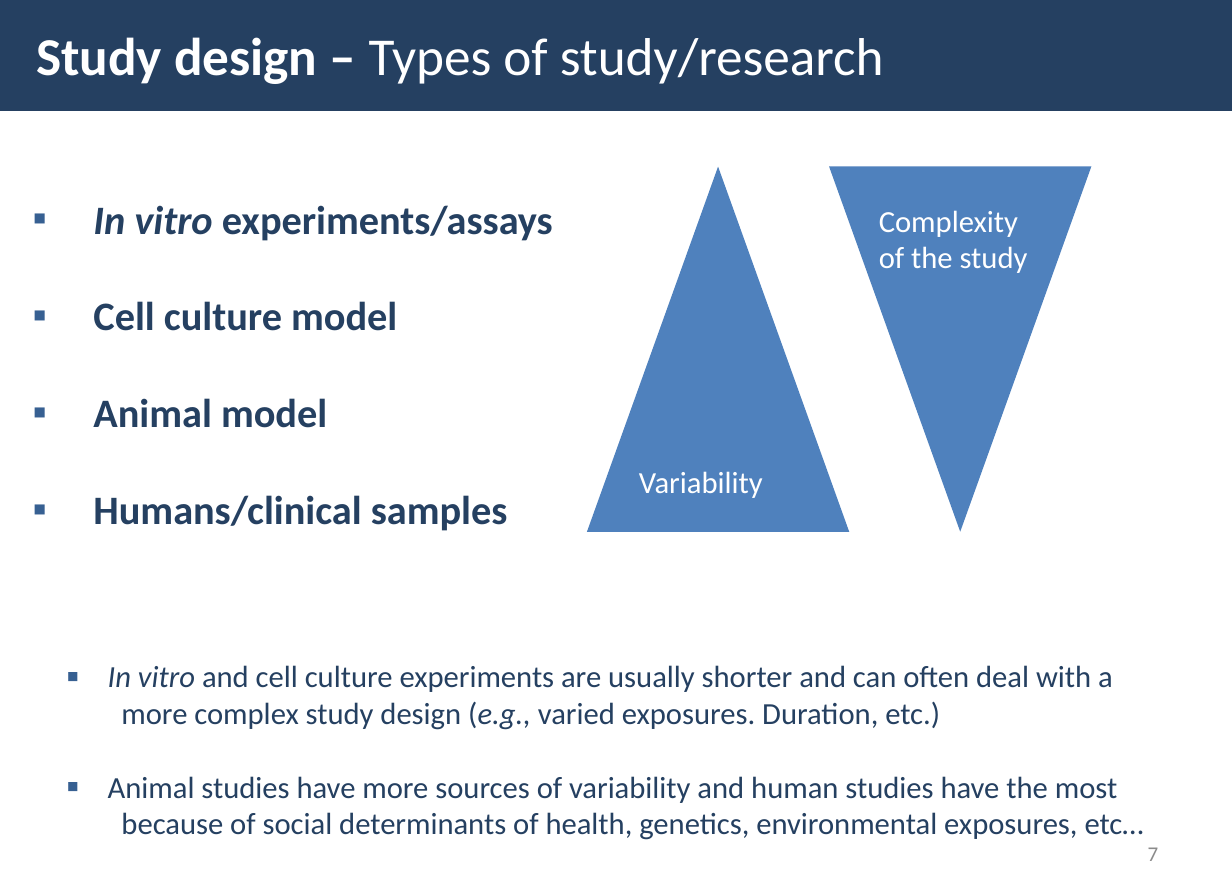
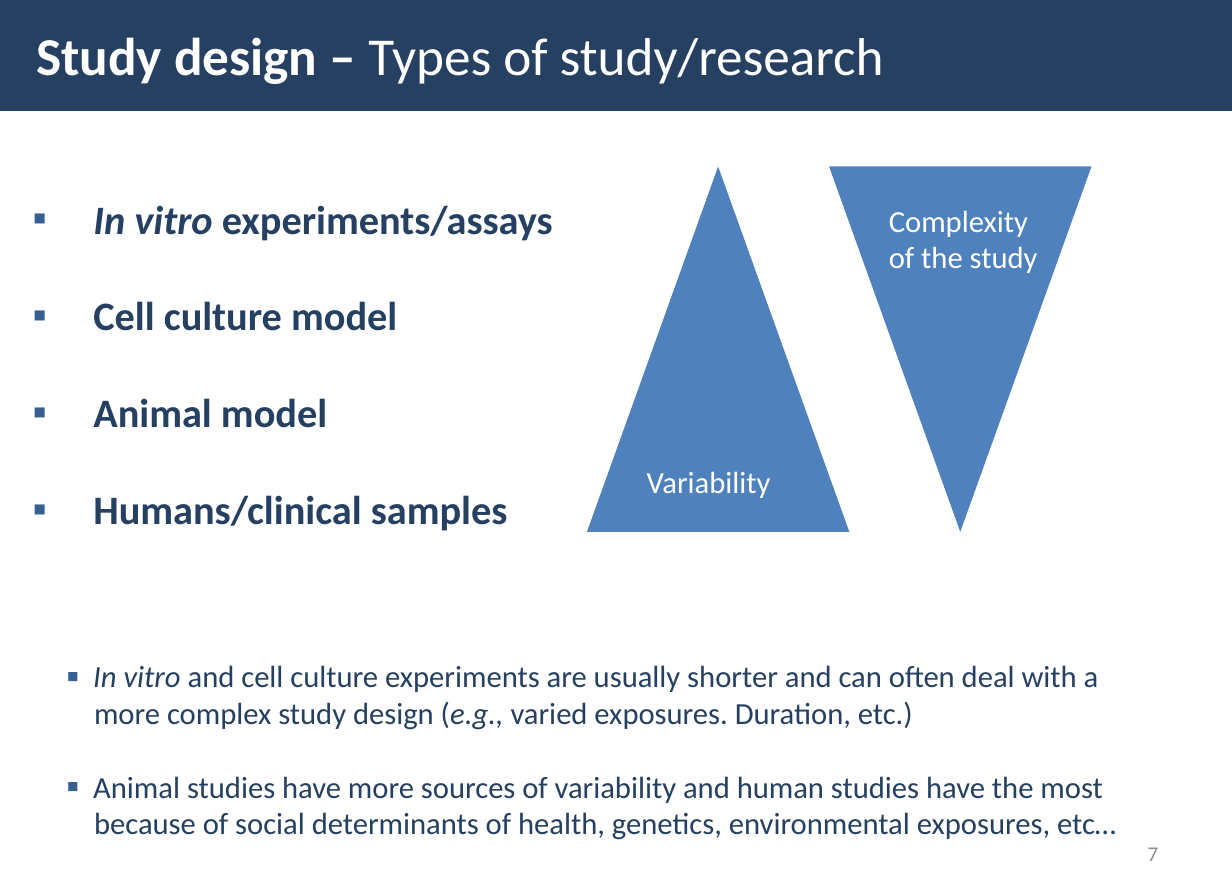
Before and after one commit to UBC-PATH/PATH548L-2026, a slide deck: slide 7 of slides/Module 7 PATH 548L 2026 - study design considerations.pptx. Drawn at 1232x895 pixels with LibreOffice and Linux fonts; fonts in the diff are those of the drawing. Boxes give left, top, right and bottom in pixels: in the first picture for what was removed or moved away, otherwise in the second. Text is boxed around its words. In the diff, an @@ line names an element or a change of style, - is before the commit and + after.

```diff
--- a/slides/Module 7 PATH 548L 2026 - study design considerations.pptx
+++ b/slides/Module 7 PATH 548L 2026 - study design considerations.pptx
@@ triangle at [587,166,850,531]: proportions changed @@
@@ triangle at [829,166,1091,531]: proportions changed @@
@@ text "Complexity": place and size @@
-text "Complexity" at [879,210,1028,273]
+text "Complexity" at [889,210,1038,273]
@@ text "Variability": place and size @@
-text "Variability" at [639,471,763,498]
+text "Variability" at [647,471,771,498]
@@ text "In vitro and cell culture ..." at [93,665,1116,840]: indent changed @@
```
Also in this commit, not shown: 42 other slides changed, 5 other files.
